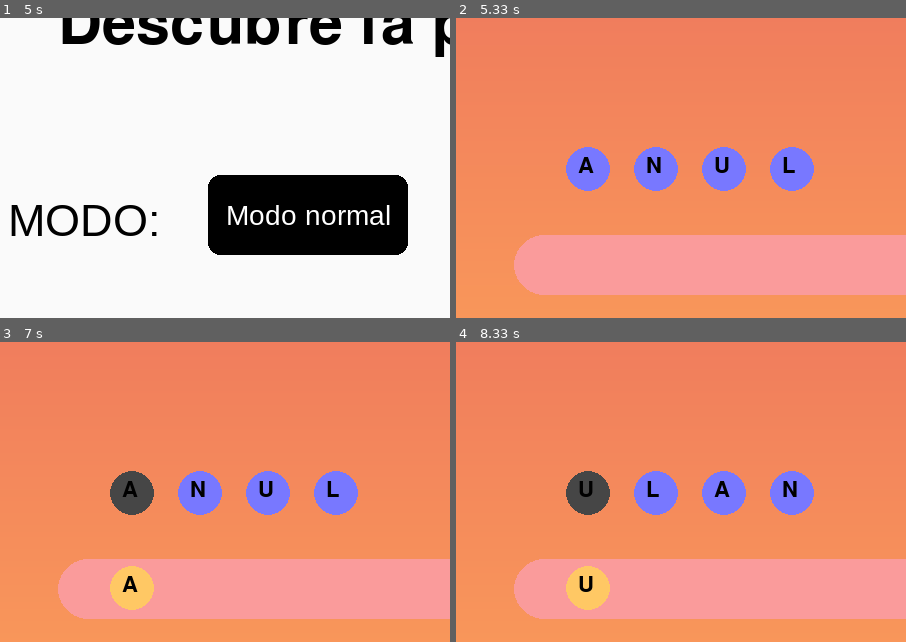
Above: before the commit, frames 1-4 (two rows, left to right).
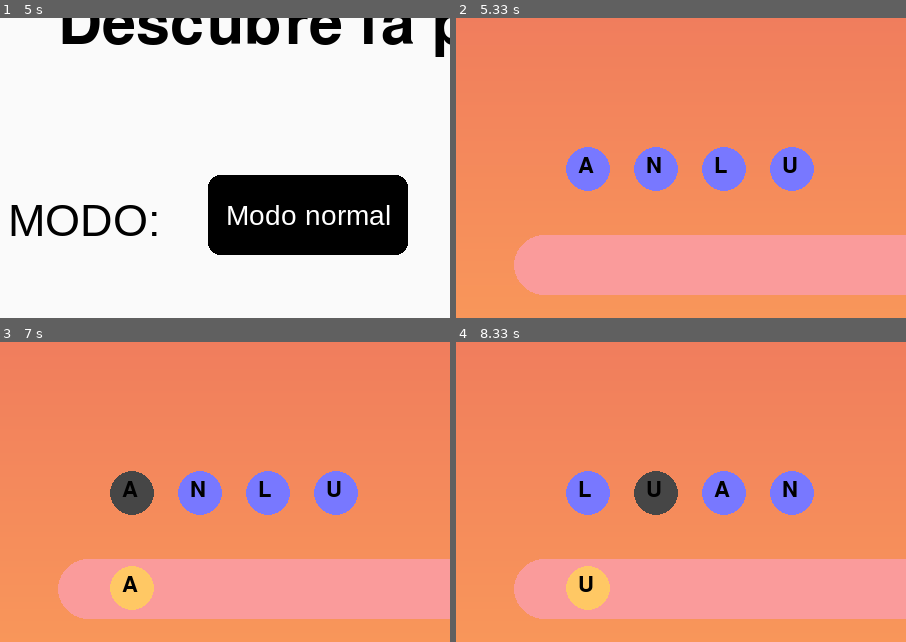
Above: after the commit, the same moments.

Repository: Dantekd/trabajo_final
Game: pygame game, started from pygame/final.py
Two runs of this game, one before a commit and one after it. Both use one fixed random seed, a clock stepped at 60 frames per second and the inputs below.
Inputs (mouse positions are % of the whole screen's width and height, from its top left):
- Up to frame 1 (5 s): tap Enter at 0.33, 1, 2.07, 2.37, 2.97, 3.27, 3.4, 4.13, 4.43 s; click "Crear usuario" at 0.72 s; tap 0 at 1.33, 3.48 s; click "Crear usuario" at 1.72 s; tap , at 3.05, 4.22 s; click (40, 51) at 3.78 s; click (41, 70) at 4.78 s
- Up to frame 2 (5.33 s): click "Modo normal" at 5.12 s
- Up to frame 3 (7 s): click "Submit" at 5.45 s; tap Enter at 5.8 s; tap 0 at 5.88 s; click "A" at 6.68 s
- Up to frame 4 (8.33 s): tap Enter at 7.03, 7.33 s; tap 0 at 7.12 s; tap Space at 7.8 s; click "U" at 8.18 s
The pictures show only the part of the screen within x 5-55%, y 16-66%; the shares and areas given below are measured in that part.

Frame 1 is identical in both runs. In frame 2, 0.1% of the frame differs, in the area x 57-76%, y 46-52%; in frame 3, 0.1%; in frame 4, 2.1%, in the area x 24-50%, y 43-58%.

Commit message:
Subida de Demo

Diff:
--- /dev/null
+++ b/pygame/Demo_configurable.py
@@ -0,0 +1,150 @@
+import pygame
+import sys
+import random
+import os
+RUTA_ACTUAL = os.path.dirname(os.path.abspath(__file__))
+RUTA_PROYECTO = os.path.dirname(RUTA_ACTUAL)
+
+if RUTA_PROYECTO not in sys.path:
+    sys.path.append(RUTA_PROYECTO)
+
+from csv_datos import cargar_niveles
+from nucleo_juego import preparar_partida, buscar_partida_aleatoria_sin_repetir
+from nucleo_pygame import crear_estado_pygame
+from ui_dibujado import *
+from ui_botones import *
+from acciones_jugador import *
+from logicas_pygame import *
+
+pygame.init()
+
+PANTALLA = pygame.display.set_mode((900, 600))
+pygame.display.set_caption("DEMO CONFIGURABLE")
+
+FUENTE = pygame.font.SysFont(None, 48)
+FUENTE_PEQUENA = pygame.font.SysFont(None, 32)
+FUENTE_TIMER = pygame.font.SysFont(None, 28)
+
+
+# Ejecuta una partida de la demo
+def pantalla_demo_config():
+    niveles = 0
+    partidas = 0
+    seleccionando = True
+    while seleccionando:
+        for ev in pygame.event.get():
+            if ev.type == pygame.QUIT:
+                pygame.quit()
+                sys.exit()
+
+            if ev.type == pygame.KEYDOWN:
+
+                # Modifica niveles con flechas arriba y abajo
+                if ev.key == pygame.K_UP and niveles < 5:
+                    niveles += 1
+                if ev.key == pygame.K_DOWN and niveles > 1:
+                    niveles -= 1
+
+                # Modifica partidas con flechas derecha e izquierda
+                if ev.key == pygame.K_RIGHT and partidas < 7:
+                    partidas += 1
+                if ev.key == pygame.K_LEFT and partidas > 1:
+                    partidas -= 1
+
+                if ev.key == pygame.K_RETURN:
+                    seleccionando = False
+
+        PANTALLA.fill((30, 30, 30))
+
+        dibujar_texto_centrado(PANTALLA, "DEMO CONFIGURABLE", FUENTE, (255,255,255), 100)
+        dibujar_texto_centrado(PANTALLA, f"Niveles: ({niveles})", FUENTE_PEQUENA, (255,255,0), 250)
+        dibujar_texto_centrado(PANTALLA, f"Partidas por nivel: ({partidas})", FUENTE_PEQUENA, (255,255,0), 300)
+        dibujar_texto_centrado(PANTALLA, "Usa flechas para modificar", FUENTE_PEQUENA, (180,180,180), 350)
+
+        pygame.display.update()
+
+    return niveles, partidas
+
+
+
+# Ejecuta las partidas de la demo
+def ejecutar_partida_demo(partida, nivel_actual, partida_actual):
+
+    base_set, base_lista, palabras_validas = preparar_partida(partida)
+    # Guarda nivel y número de partida actual
+    estado = crear_estado_pygame(base_lista, palabras_validas, "normal")
+    estado["tdah"] = True
+    estado["nivel_actual"] = nivel_actual
+    estado["partida_actual"] = partida_actual
+    # Mezcla letras
+    letras = base_lista[:]
+    random.shuffle(letras)
+    # Crea todos lso botones
+    botones_disponibles = crear_botones_letras_csv(letras)
+    botones_usados = []
+    botones_accion = crear_botones_accion()
+    mensaje_timer = 0
+    mensaje = ""
+    tiempo_restante = 60
+    clock = pygame.time.Clock()
+
+    corriendo = True
+    while corriendo:
+
+        dt = clock.tick(60) / 1000
+
+        for ev in pygame.event.get():
+            if ev.type == pygame.QUIT:
+                pygame.quit()
+                sys.exit()
+
+            if ev.type == pygame.MOUSEBUTTONDOWN:
+                pos = pygame.mouse.get_pos()
+
+                manejar_click_botones(pos, botones_disponibles, botones_usados, estado["palabra_actual"])
+                manejar_click_usados(pos, botones_disponibles, botones_usados, estado["palabra_actual"])
+
+                for b in botones_accion:
+                    if b["rect"].collidepoint(pos):
+                        manejar_accion_jugador(b["accion"], estado, botones_usados, botones_disponibles)
+
+            if ev.type == pygame.KEYDOWN:
+                accion = detectar_accion_teclado(ev)
+                if accion:
+                    manejar_accion_jugador(accion, estado, botones_usados, botones_disponibles)
+        # Actualiza tiempo
+        tiempo_restante = actualizar_tiempo(tiempo_restante, dt)
+        # Verifica fin de partida
+        fin, motivo = verificar_fin_juego(estado, tiempo_restante)
+        if fin:
+            corriendo = False
+
+        # Dibuja todo el juego
+        dibujar_juego( PANTALLA,estado,botones_disponibles,botones_usados,FUENTE_PEQUENA,FUENTE_TIMER,tiempo_restante,mensaje,mensaje_timer,dt)
+
+        # Muestra las palabras que tenes que escribir en cada nivel
+        dibujar_palabras_objetivo(PANTALLA, estado["palabras_validas"], FUENTE_PEQUENA)
+
+        pygame.display.update()
+
+
+# Ejecuta la demo completa
+def jugar_demo():
+    niveles_max, partidas_max = pantalla_demo_config()
+    niveles = cargar_niveles()
+    i_nivel = 0
+    # Recorre niveles sin pasarse del máximo elegido
+    while i_nivel < niveles_max and i_nivel < len(niveles):
+        nivel = niveles[i_nivel]
+        i_partida = 0
+        # Recorre partidas sin pasarse del máximo elegido
+        while i_partida < partidas_max and i_partida < len(nivel["partidas"]):
+            partida = buscar_partida_aleatoria_sin_repetir(nivel)
+            ejecutar_partida_demo(partida,i_nivel + 1,i_partida + 1)
+
+            i_partida += 1
+        i_nivel += 1
+
+if __name__ == "__main__":
+    jugar_demo()
+    pygame.quit()
--- a/pygame/datos.json
+++ b/pygame/datos.json
@@ -42,14 +42,14 @@
         {
             "nombre_usuario": "Dante",
             "contrasena": "2007",
-            "modo": "normal",
+            "modo": "tdah",
             "accesibilidad": {
-                "tdah": false
+                "tdah": true
             },
             "stats": {
-                "puntaje_total": 364,
-                "errores_totales": 18,
-                "partidas_jugadas": 59
+                "puntaje_total": 1390,
+                "errores_totales": 25,
+                "partidas_jugadas": 154
             }
         },
         {
@@ -68,14 +68,14 @@
         {
             "nombre_usuario": "Poel",
             "contrasena": "akira911",
-            "modo": "normal",
+            "modo": "tdah",
             "accesibilidad": {
-                "tdah": false
+                "tdah": true
             },
             "stats": {
-                "puntaje_total": 0,
-                "errores_totales": 0,
-                "partidas_jugadas": 0
+                "puntaje_total": 231,
+                "errores_totales": 114,
+                "partidas_jugadas": 21
             }
         },
         {
--- a/pygame/final.py
+++ b/pygame/final.py
@@ -14,7 +14,7 @@
 #Imports que se utilizan
 from csv_datos import cargar_niveles
 from nucleo_juego import preparar_partida, buscar_partida_aleatoria_sin_repetir
-from nucleo_pygame import crear_estado_pygame
+from nucleo_pygame import crear_estado_pygame,inicializar_partida_pygame
 from logicas_pygame import *
 from ui_dibujado import *
 from ui_botones import *
@@ -43,6 +43,7 @@
 pygame.display.set_icon(icono)
 
 #El tipo de fuente que se utiliza en el juego
+FUENTE_TITULO=pygame.font.SysFont("Old English Text",90)
 FUENTE = pygame.font.SysFont(None, 48)
 FUENTE_PEQUENA = pygame.font.SysFont(None, 32)
 FUENTE_TIMER = pygame.font.SysFont(None, 28)
@@ -58,51 +59,11 @@
 sonido_max= pygame.image.load(os.path.join(RUTA_ACTUAL, "sonido", "maximo_volumen.png"))
 sonido_max = pygame.transform.scale(sonido_max, (40, 40))
 
-#Esto seria lo primero que carga al iniciar el programa
-def inicializar_partida_pygame(partida, perfil):
-    #Toda la parte de Json
-    datos = cargar_datos_json()
-    #Detalles del modo
-    tdah = datos["usuarios"][indice_usuario]["accesibilidad"]["tdah"]
-    usuario = datos["usuarios"][indice_usuario]
-
-    perfil = usuario["modo"]
-    tdah = usuario["accesibilidad"]["tdah"]
-
-    base_set, base_lista, palabras_validas = preparar_partida(partida)
-
-    estado = crear_estado_pygame(base_lista, palabras_validas, perfil)
-    estado["aviso_30"] = False
-    estado["aviso_10"] = False
-    estado["ultimo_mensaje"] = ""
-    estado["tdah"] = tdah
-
-    #Randomizador de botones_letras_csv
-    letras = base_lista[:]
-    random.shuffle(letras)
-    #Si elije el modo tdah tiene mas tiempo
-    if tdah:
-        tiempo_inicial = 75
-    else:
-        tiempo_inicial = 60
-    #Estos son los datos que toma la partida
-    datos_partida = {
-
-        "estado": estado,
-        "botones_disponibles": crear_botones_letras_csv(letras),
-        "botones_usados": [],
-        "botones_accion": crear_botones_accion(),
-        "botones_comodines": crear_botones_comodines(),
-        "comodines_usados": {"revelar": False, "ubicar": False, "nivel": False},
-        "tiempo_restante": tiempo_inicial
-    }
-
-    return datos_partida
 
 #Aca ya es la parte de la ejecución y poner en practica lo que se desarrollo en las funciones
 def ejecutar_partida_pygame(partida):
     #Aca se llama a la función que se hizo arriba
-    datos = inicializar_partida_pygame(partida, perfil)
+    datos = inicializar_partida_pygame(partida, perfil,indice_usuario)
     estado = datos["estado"]
     #Para que muestre nivel y partida en el juego
     estado["nivel_actual"] = partida["nivel_actual"]
@@ -179,35 +140,6 @@
 
     return estado["puntaje"], estado["errores"],intencion, cambio_nivel
 
-#Son todas las acciones que puede hacer el jugador durante la partida
-def manejar_eventos_partida(ev, estado, botones_disponibles, botones_usados,botones_accion, botones_comodines, comodines_usados):
-
-    cambio_nivel = None
-
-    #Detecta los eventos cuando haces click
-    if ev.type == pygame.MOUSEBUTTONDOWN:
-        pos = pygame.mouse.get_pos()
-        #Esto seria los botones que aun no se usan
-        manejar_click_botones(pos, botones_disponibles, botones_usados, estado["palabra_actual"])
-        #Esto seria los botones que ya se usaron
-        manejar_click_usados(pos, botones_disponibles, botones_usados, estado["palabra_actual"])
-        #por cada boton en botones_accion
-        for b in botones_accion:
-            if b["rect"].collidepoint(pos):
-                manejar_accion_jugador(b["accion"], estado, botones_usados,  botones_disponibles)
-
-        # solo detecta comodín
-        resultado = manejar_click_comodines(pos, botones_comodines, comodines_usados, estado)
-
-        if resultado is not None:
-            cambio_nivel = resultado
-    elif ev.type == pygame.KEYDOWN:
-        accion = detectar_accion_teclado(ev)
-
-        if accion is not None:
-            manejar_accion_jugador(accion,estado,botones_usados,botones_disponibles)
-
-    return cambio_nivel
 
 # Maneja el flujo de niveles y partidas
 def jugar_toda_la_partida(max_niveles: int = 5, max_partidas_por_nivel: int = 3):
@@ -238,14 +170,14 @@
             puntos,errores,intencion,cambio_nivel = ejecutar_partida_pygame(datos)
             if intencion == "tiempo":
                 intentos_restantes -= 1
-                if intentos_restantes < 0:
+                if intentos_restantes == 0:
                     mostrar_resumen_final(puntaje_total, errores_total)
                     return #Sale de todo los bucles
                 else:
                     partidas_jugadas = 0
                     continue
             if intencion == "victoria":
-                pass  # sigue como siempre
+                pass
             # mostrar pantalla de resumen y esperar tecla para continuar
             if usuario["accesibilidad"]["tdah"]:
                 mostrar_resumen_partida(puntos, errores)
@@ -320,9 +252,10 @@
         #Fondo de resumen final
         dibujar_vertical_degradado(PANTALLA, (5, 20, 50), (0, 100, 180))
         #Texto que aparece al terminar
-        dibujar_texto_centrado(PANTALLA, f"Puntaje total: {puntaje_total}", FUENTE, (255, 255, 255), 200)
-        dibujar_texto_centrado(PANTALLA, f"errores total: {errores_total}", FUENTE, (255, 255, 255), 260)
-        dibujar_texto_centrado(PANTALLA, "Juego finalizado. Presiona cualquier tecla para salir.", FUENTE_PEQUENA, (200, 200, 200), 320)
+        dibujar_texto_centrado(PANTALLA, f"GAME OVER", FUENTE_TITULO, (255, 255, 255), 150)
+        dibujar_texto_centrado(PANTALLA, f"Puntaje total: {puntaje_total}", FUENTE, (255, 255, 255), 260)
+        dibujar_texto_centrado(PANTALLA, f"errores total: {errores_total}", FUENTE, (255, 255, 255), 330)
+        dibujar_texto_centrado(PANTALLA, "Juego finalizado. Presiona cualquier tecla para salir.", FUENTE_PEQUENA, (200, 200, 200), 420)
         pygame.display.update()
 # max nivel 5 y max partidas 3
 if __name__ == "__main__":
--- a/pygame/logicas_pygame.py
+++ b/pygame/logicas_pygame.py
@@ -1,8 +1,8 @@
 
-import random
+import pygame
 from pygame.locals import *
 from comodines import comodin_revelar_palabra,comodin_ubicar_letra,comodin_nivel
-
+from acciones_jugador import *
 
 #Actualiza el tiempo en cada partida
 def actualizar_tiempo(tiempo_restante, dt):
@@ -11,6 +11,35 @@
 
     return nuevo_tiempo
 
+#Son todas las acciones que puede hacer el jugador durante la partida
+def manejar_eventos_partida(ev, estado, botones_disponibles, botones_usados,botones_accion, botones_comodines, comodines_usados):
+
+    cambio_nivel = None
+
+    #Detecta los eventos cuando haces click
+    if ev.type == pygame.MOUSEBUTTONDOWN:
+        pos = pygame.mouse.get_pos()
+        #Esto seria los botones que aun no se usan
+        manejar_click_botones(pos, botones_disponibles, botones_usados, estado["palabra_actual"])
+        #Esto seria los botones que ya se usaron
+        manejar_click_usados(pos, botones_disponibles, botones_usados, estado["palabra_actual"])
+        #por cada boton en botones_accion
+        for b in botones_accion:
+            if b["rect"].collidepoint(pos):
+                manejar_accion_jugador(b["accion"], estado, botones_usados,  botones_disponibles)
+
+        # solo detecta comodín
+        resultado = manejar_click_comodines(pos, botones_comodines, comodines_usados, estado)
+
+        if resultado is not None:
+            cambio_nivel = resultado
+    elif ev.type == pygame.KEYDOWN:
+        accion = detectar_accion_teclado(ev)
+
+        if accion is not None:
+            manejar_accion_jugador(accion,estado,botones_usados,botones_disponibles)
+
+    return cambio_nivel
 
 #Esto le pone condiciones para que el juego termine mostrandote la pantalla de fin y un mensaje
 def verificar_fin_juego(estado, tiempo_restante):
--- a/pygame/nucleo_pygame.py
+++ b/pygame/nucleo_pygame.py
@@ -1,9 +1,52 @@
+import random
+
 from login_pygame import *
 from nucleo_juego import preparar_partida
 from numericas import sumar_puntaje, acumular_ingresos_incorrectos
 from ui_botones import *
 
 #Esto representaria como las reglas del juego
+
+#Esto seria lo primero que carga al iniciar el programa
+def inicializar_partida_pygame(partida, perfil,indice_usuario):
+    #Toda la parte de Json
+    datos = cargar_datos_json()
+    #Detalles del modo
+    tdah = datos["usuarios"][indice_usuario]["accesibilidad"]["tdah"]
+    usuario = datos["usuarios"][indice_usuario]
+
+    perfil = usuario["modo"]
+    tdah = usuario["accesibilidad"]["tdah"]
+
+    base_set, base_lista, palabras_validas = preparar_partida(partida)
+
+    estado = crear_estado_pygame(base_lista, palabras_validas, perfil)
+    estado["aviso_30"] = False
+    estado["aviso_10"] = False
+    estado["ultimo_mensaje"] = ""
+    estado["tdah"] = tdah
+
+    #Randomizador de botones_letras_csv
+    letras = base_lista[:]
+    random.shuffle(letras)
+    #Si elije el modo tdah tiene mas tiempo
+    if tdah:
+        tiempo_inicial = 75
+    else:
+        tiempo_inicial = 60
+    #Estos son los datos que toma la partida
+    datos_partida = {
+
+        "estado": estado,
+        "botones_disponibles": crear_botones_letras_csv(letras),
+        "botones_usados": [],
+        "botones_accion": crear_botones_accion(),
+        "botones_comodines": crear_botones_comodines(),
+        "comodines_usados": {"revelar": False, "ubicar": False, "nivel": False},
+        "tiempo_restante": tiempo_inicial
+    }
+
+    return datos_partida
 
 #Esto crea lo datos que puede llegar a haber dentro del juego osea las estadisticas generales
 def crear_estado_pygame(base_lista, palabras_validas, perfil):
--- a/pygame/ui_dibujado.py
+++ b/pygame/ui_dibujado.py
@@ -16,12 +16,14 @@
         pygame.draw.circle(pantalla, color, b["rect"].center, 22)
         txt = fuente.render(b["letra"], True, (0, 0, 0))
         pantalla.blit(txt, (b["rect"].x + 14, b["rect"].y + 10))
+
 #Proceso similar a la función de botones dispobles
 def dibujar_botones_usados(pantalla, botones, fuente):
     for b in botones:
         pygame.draw.circle(pantalla, (255, 200, 100), b["rect"].center, 22)
         txt = fuente.render(b["letra"], True, (0, 0, 0))
         pantalla.blit(txt, (b["rect"].x + 14, b["rect"].y + 10))
+
 #Esto es lo que hace el degradado de fondo del juego
 def dibujar_vertical_degradado(surface, top_color, bottom_color):
     height = surface.get_height()
@@ -33,6 +35,7 @@
         g = int(top_color[1] * (1 - ratio) + bottom_color[1] * ratio)
         b = int(top_color[2] * (1 - ratio) + bottom_color[2] * ratio)
         pygame.draw.line(surface, (r, g, b), (0, y), (width, y))
+
 #Dibuja el texto siempre en mitad de la pantalla
 def dibujar_texto_centrado(pantalla,texto,fuente,color,y):
 
@@ -49,10 +52,8 @@
 
 #Dibuja el front-end principal del juego
 def dibujar_juego(pantalla,estado,botones_disponibles,botones_usados,fuente_pequena,fuente_timer,tiempo_restante,mensaje,mensaje_timer,dt):
-
     dibujar_vertical_degradado(pantalla, (238,118,94), (255,168,89))
     dibujar_rect_redondeado(pantalla,(250,155,155),100,310,670,60,borde=0)
-
     dibujar_botones_disponibles(pantalla, botones_disponibles, fuente_pequena)
     dibujar_botones_usados(pantalla, botones_usados, fuente_pequena)
     if estado["tdah"]:
@@ -100,6 +101,7 @@
     mensaje_timer -= dt
 
     return mensaje_timer
+
 #Esto va a aparecer cuando se clickean los comodines
 def dibujar_comodines(pantalla, botones, comodines_nivel, fuente):
 
@@ -174,6 +176,7 @@
     dibujar_texto(pantalla, "Bajar: 0 ", FUENTE, (224,168,1),500,520)
 
     dibujar_texto(pantalla, "Maximo: , ", FUENTE, (224,168,1),700,520)
+
 
 #Sirve para poner texto fijo
 def dibujar_texto(pantalla, texto, fuente, color, x, y):
@@ -203,10 +206,13 @@
     dibujar_texto( pantalla,"Ingrese Enter si quiere loguearse. ",FUENTE_PEQUENA,(80, 80, 80),320,500)
     dibujar_texto( pantalla,"Si quiere registrarse porfavor complete los campos con lo deseado y toque el boton.",FUENTE_PEQUENA,(80, 80, 80),100,550)
 
+
 #esto es algo mas puntual que se usa en acciones_jugador
 def dibujar_botones_accion(pantalla, botones, fuente):
     for b in botones:
         dibujar_botones(pantalla, b, fuente)
+
+
 #Esto es una funcion mas generica que se usa en login
 def dibujar_botones(pantalla, boton, fuente):
     pygame.draw.rect(pantalla, (80,80,80), boton["rect"])
